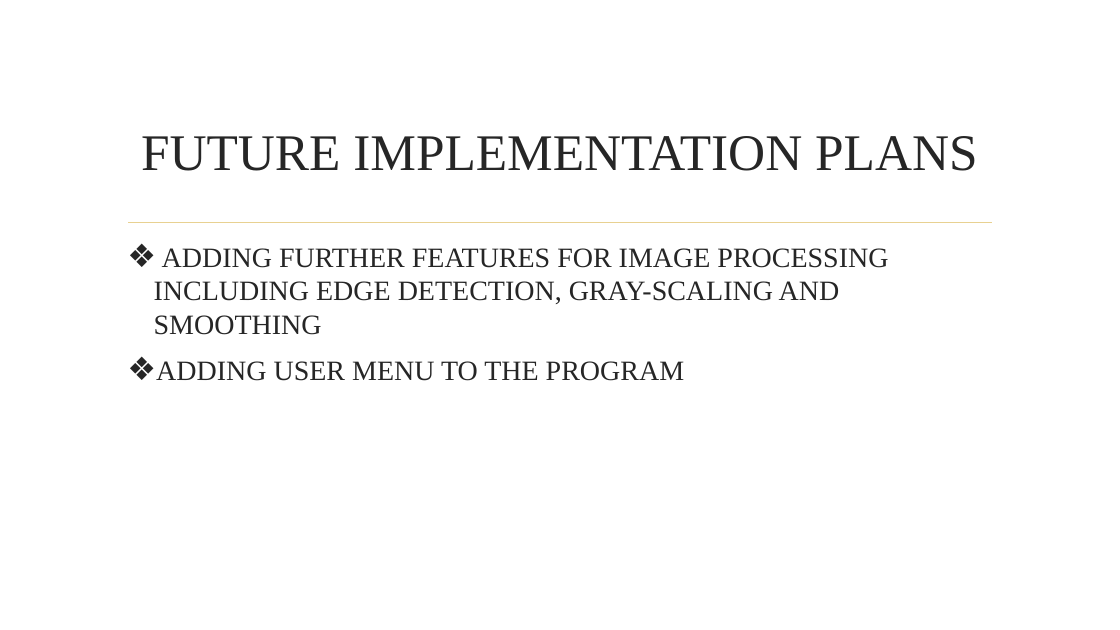
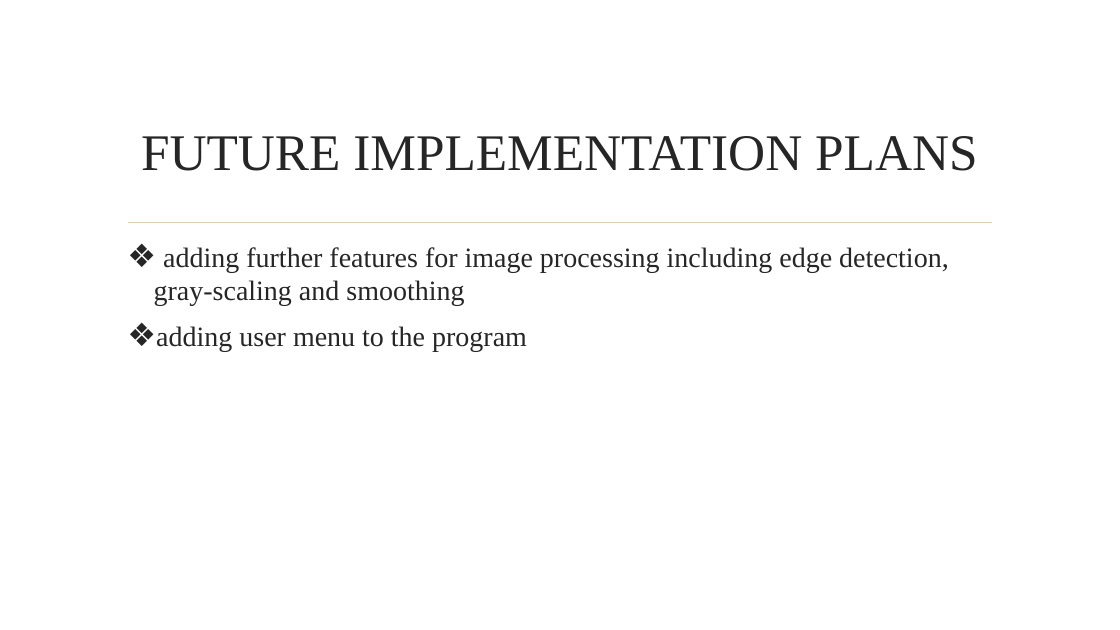
Before and after one commit to jsureka/ImageX, a slide deck: slide 10 of SOFTWARE PROJECT LAB -1.pptx. Drawn at 1120x630 pixels with LibreOffice and Linux fonts; fonts in the diff are those of the drawing; background and template pictures are left out. Boxes give left, top, right and bottom in pixels: in the first picture for what was removed or moved away, otherwise in the second. Text is boxed around its words. In the diff, an @@ line names an element or a change of style, - is before the commit and + after.

```diff
--- a/SOFTWARE PROJECT LAB -1.pptx
+++ b/SOFTWARE PROJECT LAB -1.pptx
@@ text at [154,247,949,352]: text changed @@
-❖ ADDING FURTHER FEATURES FOR IMAGE PROCESSING INCLUDING EDGE DETECTION, GRAY-SCALING AND SMOOTHING
-❖ ADDING USER MENU TO THE PROGRAM
+❖ adding further features for image processing including edge detection, gray-scaling and smoothing
+❖ adding user menu to the program
```
Also in this commit, not shown: 2 other slides changed.
